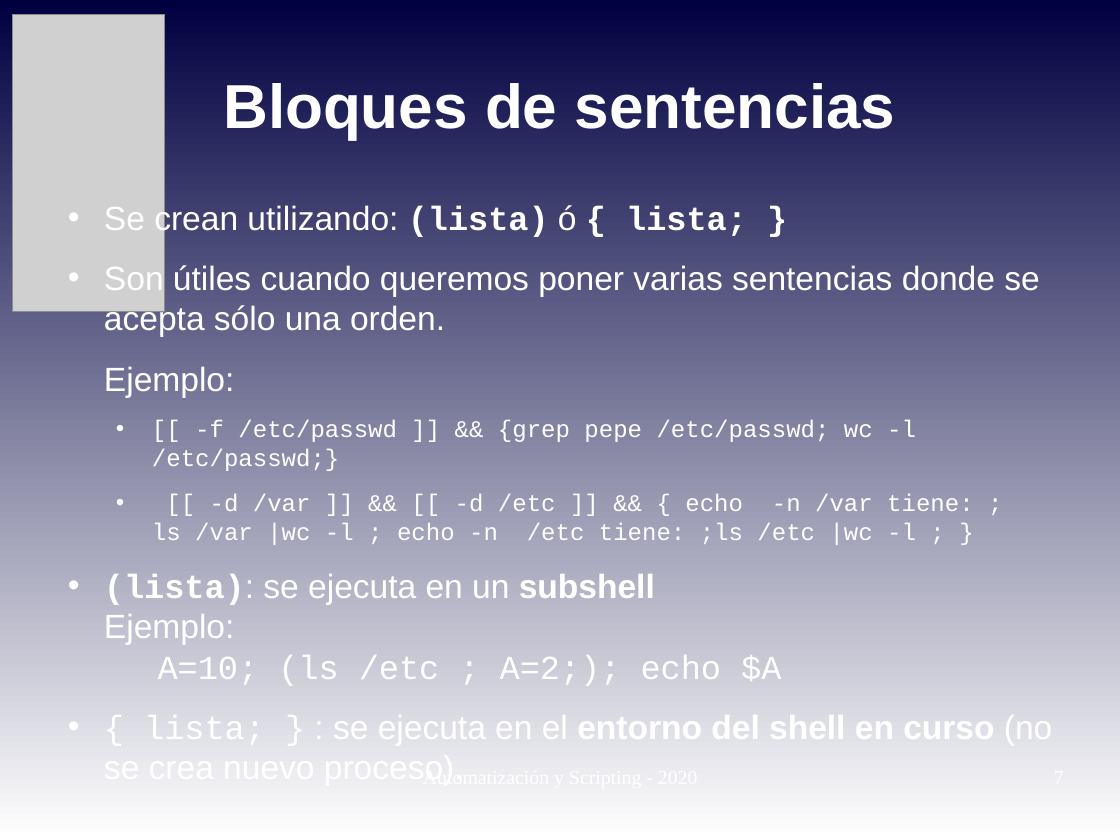
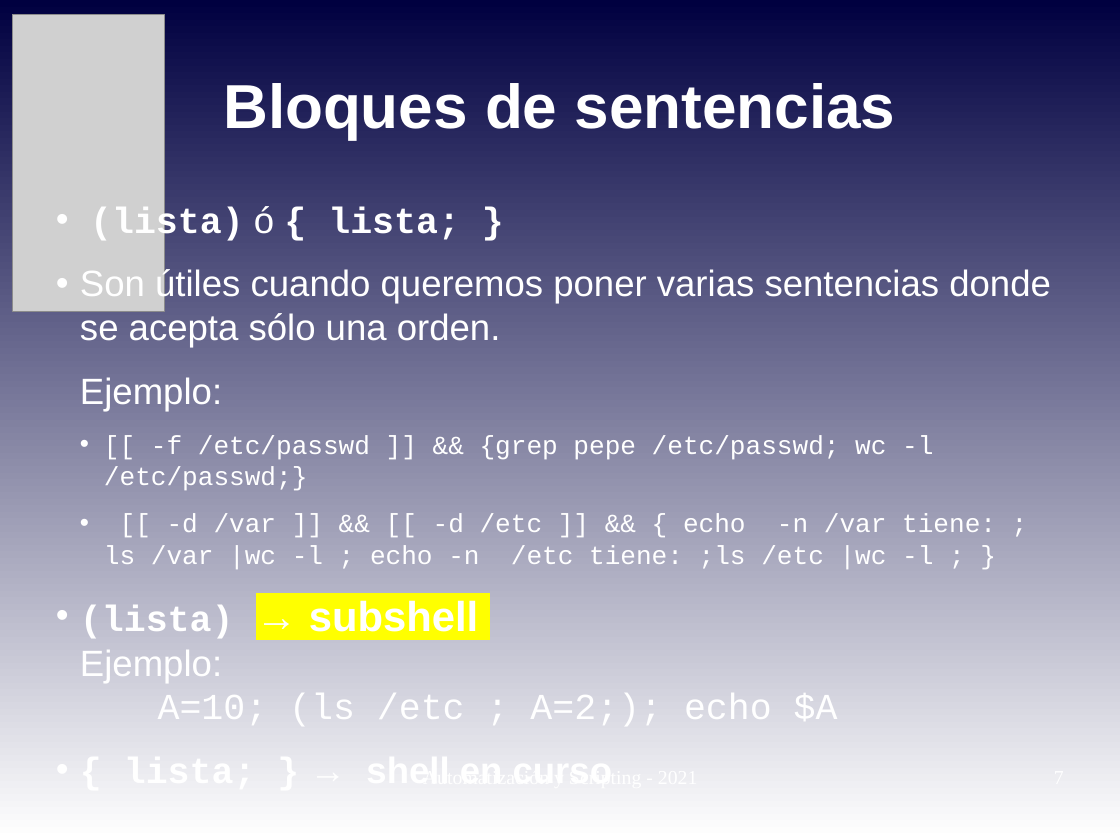
Before and after one commit to niniadcobre/-AutoyScripting, a slide deck: slide 7 of clases/AYS_clase04.odp. Drawn at 1120x840 pixels with LibreOffice and Linux fonts; fonts in the diff are those of the drawing; grey boxes stand for pictures. Boxes give left, top, right and bottom in pixels: in the first picture for what was removed or moved away, otherwise in the second. Text is boxed around its words. In the diff, an @@ line names an element or a change of style, - is before the commit and + after.

```diff
--- a/clases/AYS_clase04.odp
+++ b/clases/AYS_clase04.odp
@@ text at (x1=90, y1=206, x2=460, y2=243): text changed; size 23.8 to 25.9 pt; font Arial to Courier New; bold on @@
-• Se crean utilizando: (lista) ó { lista; }
+• (lista) ó { lista; }
@@ text at (x1=80, y1=268, x2=1051, y2=569): size 23.8 to 25.9 pt in "Son útiles cuando queremos poner varias sentencias ...", "Ejemplo:"; size 17 to 18.5 pt in "[[ -f /etc/passwd ]] && {grep pepe ...", "[[ -d /var ]] && [[ -d ..."; indent changed @@
@@ text at (x1=80, y1=600, x2=838, y2=731): text changed; size 23.8 to 25.9 pt; font Arial to Courier New; bold on @@
-• (lista): se ejecuta en un subshell
-  Ejemplo:
-  A=10; (ls /etc ; A=2;); echo $A
-• { lista; } : se ejecuta en el entorno del shell en curso (no se crea nuevo proceso).
+• (lista) → subshell
+  Ejemplo:
+  A=10; (ls /etc ; A=2;); echo $A
+• { lista; } → shell en curso
```
Also in this commit, not shown: 6 other slides changed, 1 slide added, 4 other files.
